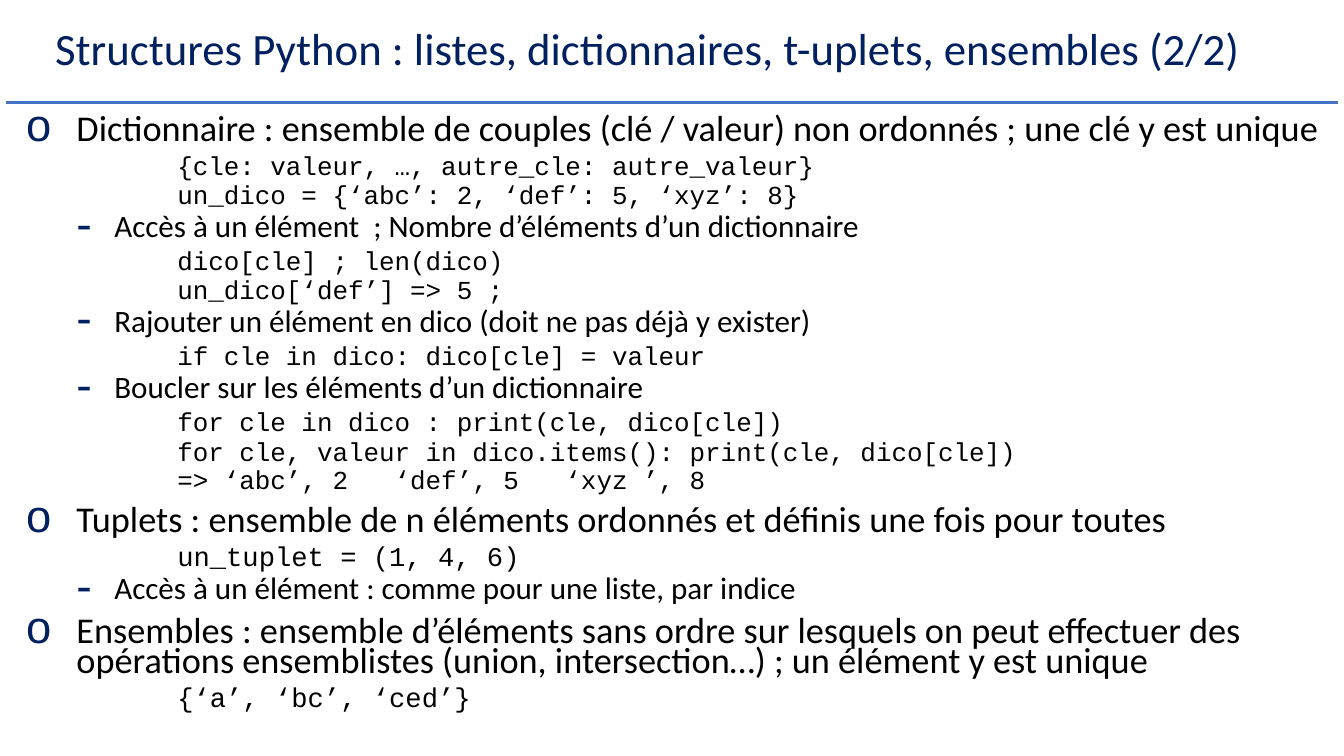
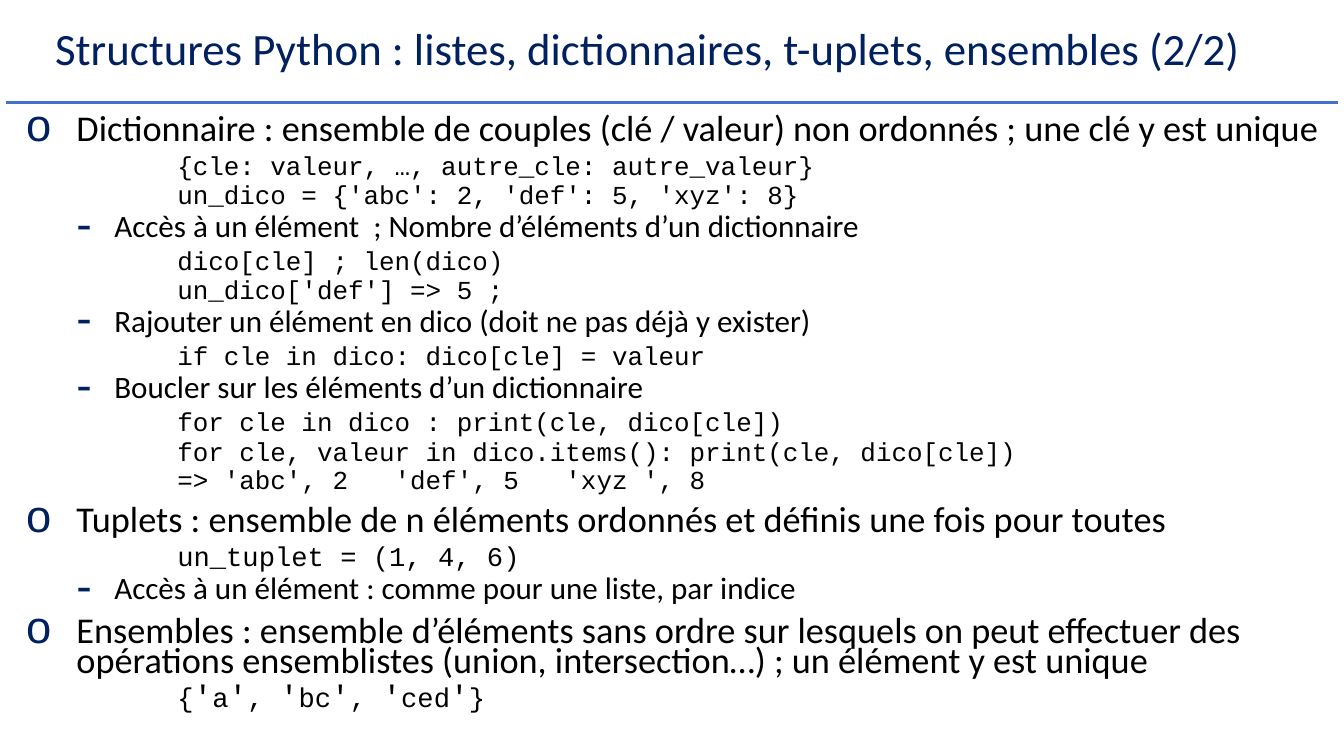
Before and after one commit to Herve-Guerin/cours-NLP-Gustave-Eiffel, a slide deck: slide 82 of Slides/NLP et Analyse Textuelle V2 - 2.pptx (slide 77 before the commit). Drawn at 1344x756 pixels with LibreOffice and Linux fonts; fonts in the diff are those of the drawing. Boxes give left, top, right and bottom in pixels: in the first picture for what was removed or moved away, otherwise in the second. Text is boxed around its words. In the diff, an @@ line names an element or a change of style, - is before the commit and + after.

```diff
--- a/Slides/NLP et Analyse Textuelle V2 - 2.pptx
+++ b/Slides/NLP et Analyse Textuelle V2 - 2.pptx
@@ text at (x1=177, y1=185, x2=798, y2=210): text changed @@
-  un_dico = {‘abc’: 2, ‘def’: 5, ‘xyz’: 8}
+  un_dico = {'abc': 2, 'def': 5, 'xyz': 8}
@@ text at (x1=177, y1=280, x2=473, y2=305): text changed @@
-  un_dico[‘def’] => 5 ;
+  un_dico['def'] => 5 ;
@@ text at (x1=224, y1=470, x2=706, y2=495): text changed @@
-  => ‘abc’, 2 ‘def’, 5 ‘xyz ’, 8
+  => 'abc', 2 'def', 5 'xyz ', 8
@@ text at (x1=212, y1=688, x2=450, y2=708): text changed @@
-  {‘a’, ‘bc’, ‘ced’}
+  {'a', 'bc', 'ced'}
```
Also in this commit, not shown: 21 other slides changed, 5 slides added.
